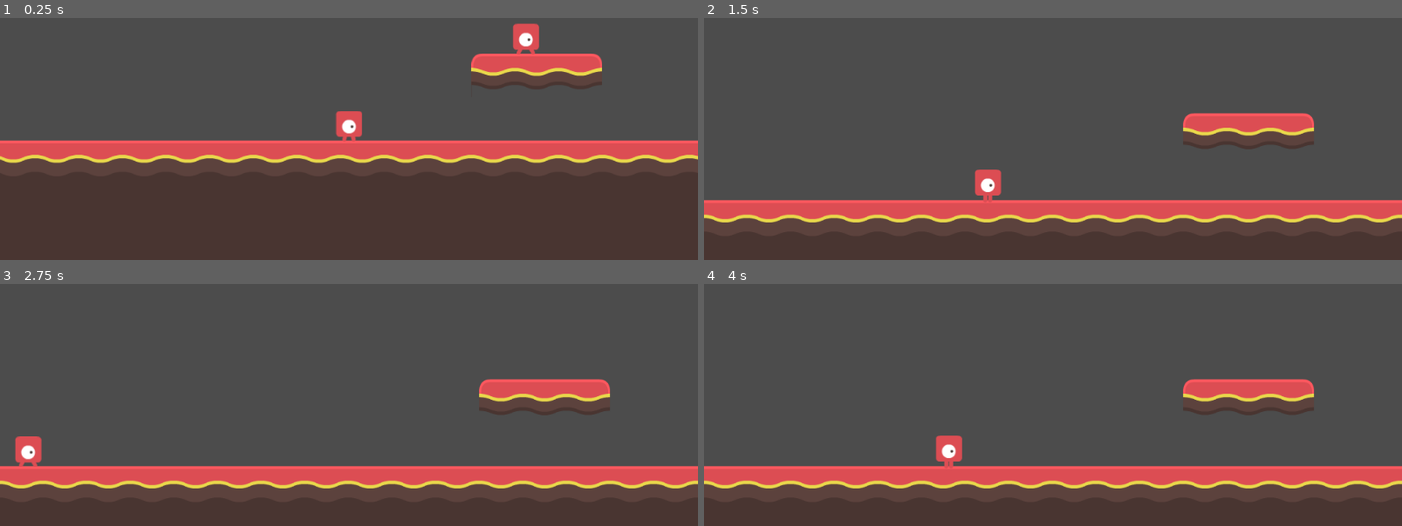
Above: before the commit, frames 1-4 (two rows, left to right).
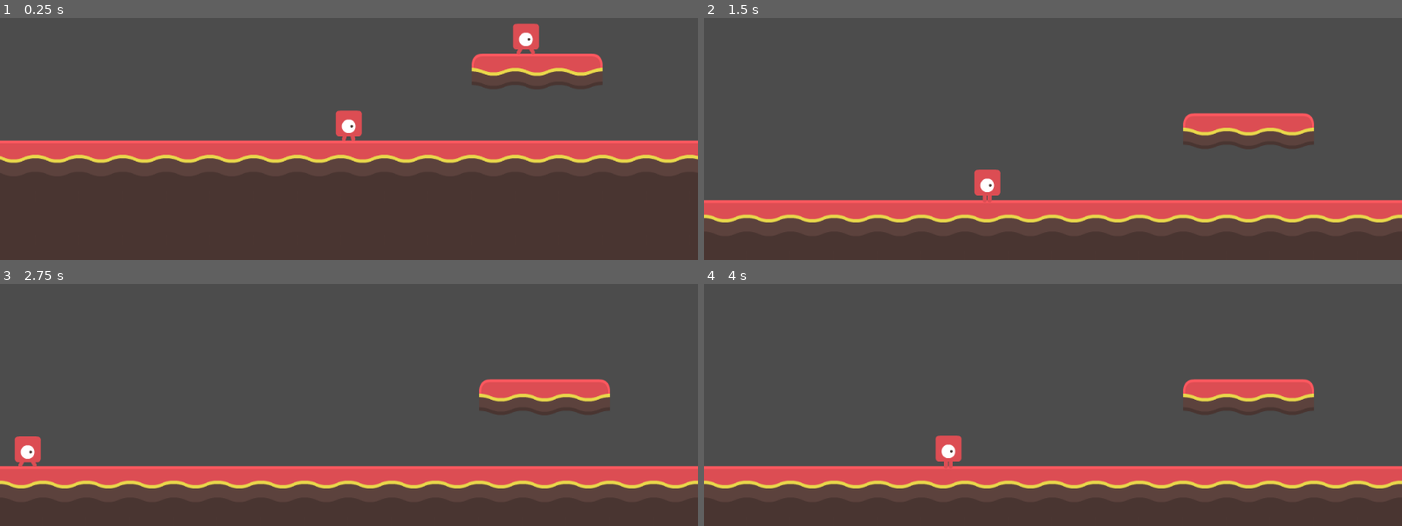
Above: after the commit, the same moments.

Repository: Adimac93/trying-godot
Game: Godot game, scene res://Main.tscn
The game is run twice, just before and just after one commit, with the same random seed, the same clock (stepped at 60 frames per second) and the same inputs.
Inputs:
- Up to frame 1 (0.25 s): no input
- Up to frame 2 (1.5 s): hold Right (right) from 0.53 s (still down); tap Up (jump) at 0.77 s
- Up to frame 3 (2.75 s): tap Up (jump) at 1.52 s; release Right (right) at 2.03 s; hold Left (left) from 2.03 s (still down)
- Up to frame 4 (4 s): release Left (left) at 2.78 s; hold Right (right) from 2.78 s (still down); tap Up (jump) at 3.02, 3.77 s

The runs differ from the first frame. In frame 1, 0.1% of the frame differs, in the area x 0-98%, y 2-60%; in frame 2, less than 0.1%; in frame 3, less than 0.1%; in frame 4, less than 0.1%.

Commit message:
project settings
+collision shapes saturation = 0
+use GPU pixel snap

Diff:
--- a/project.godot
+++ b/project.godot
@@ -23,6 +23,10 @@
 config/name="trying-godot"
 run/main_scene="res://Main.tscn"
 config/icon="res://icon.png"
+
+[debug]
+
+shapes/collision/shape_color=Color( 0.7, 0.7, 0.7, 0.419608 )
 
 [input]
 
@@ -59,4 +63,5 @@
 
 [rendering]
 
+2d/snapping/use_gpu_pixel_snap=true
 environment/default_environment="res://default_env.tres"
